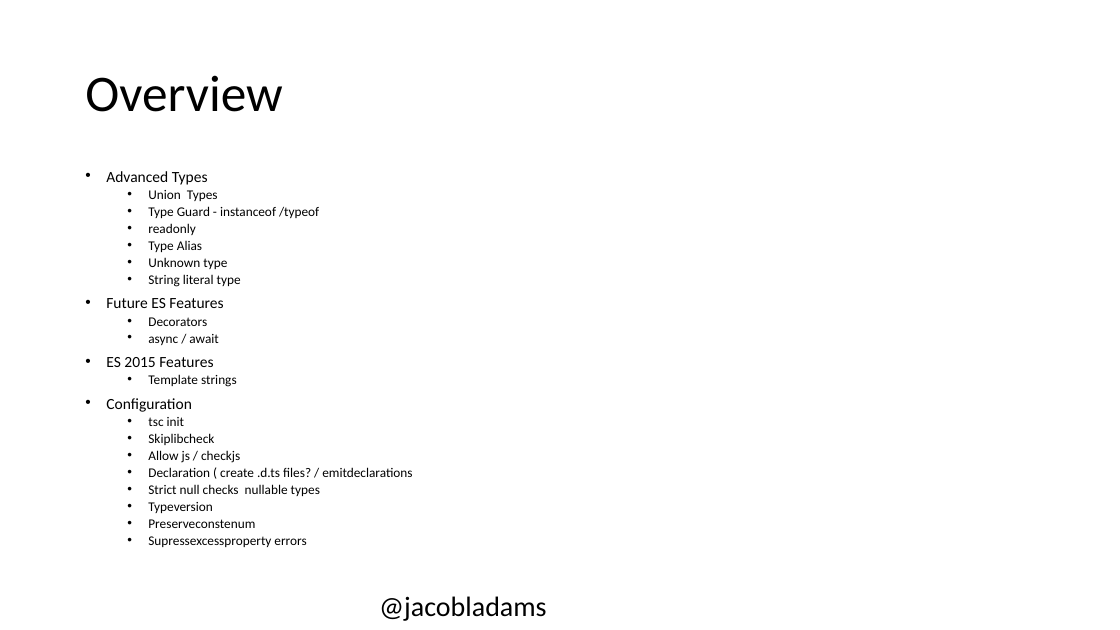
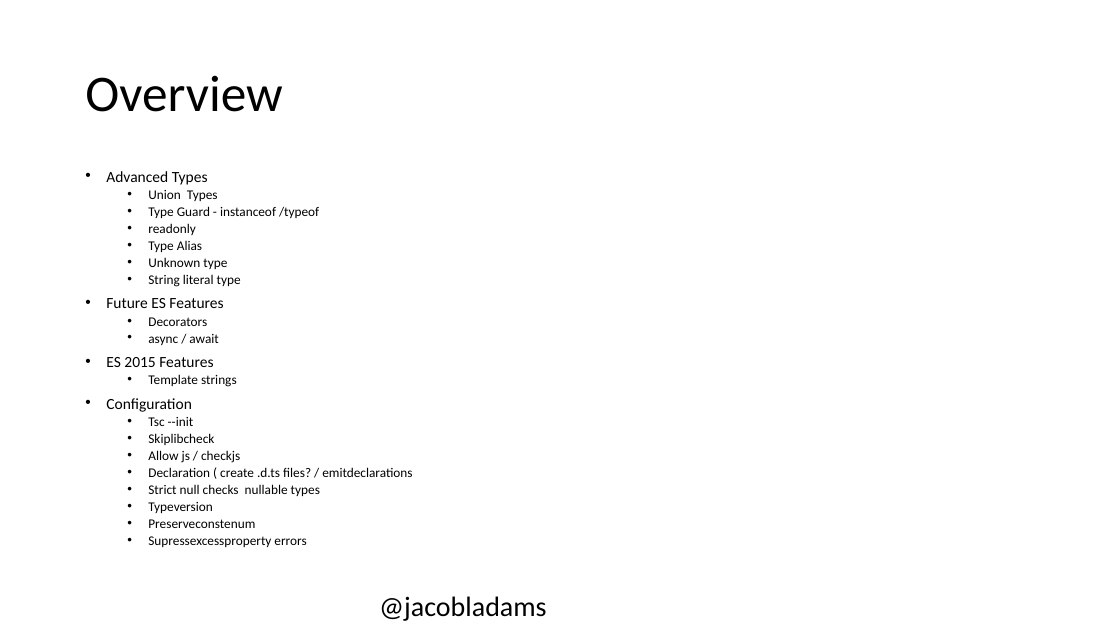
Before and after one commit to jacobladams/hidden-gems-in-typescript-presentation, a slide deck: slide 3 of Hidden Gems In TypeScript.pptx. Drawn at 1120x630 pixels with LibreOffice and Linux fonts; fonts in the diff are those of the drawing. Boxes give left, top, right and bottom in pixels: in the first picture for what was removed or moved away, otherwise in the second. Text is boxed around its words. In the diff, an @@ line names an element or a change of style, - is before the commit and + after.

```diff
--- a/Hidden Gems In TypeScript.pptx
+++ b/Hidden Gems In TypeScript.pptx
@@ text at <box>148,417,194,426</box>: text changed @@
-  • tsc init
+  • Tsc --init
```
Also in this commit, not shown: 25 other files.
